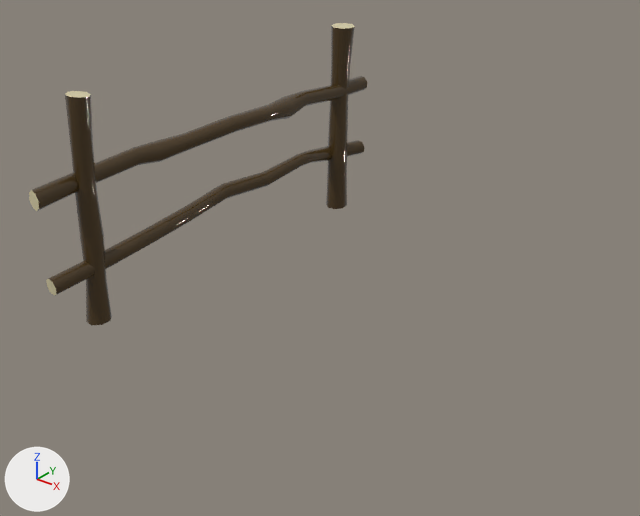
Renders of the FBX model Assets/Art/Enviroment/_neopravené/Fencees_01/FencesLODs/fence6.fbx from each side of a commit.
Camera for both pictures: a camera (50 mm lens) standing at (1.93, -4.27, 2.88) and looking at (-1.23, -0.32, 0.43). Every picture has the same lights, and +X, +Y and +Z are marked at lower left. Both versions are drawn at frame 1 of the action 'Take 001'; the numbers are the values there. Objects named as collision shapes, trigger or cutter boxes, shadow casters or lower levels of detail are left out.

Objects in the first picture: 'fence6_LOD0'.
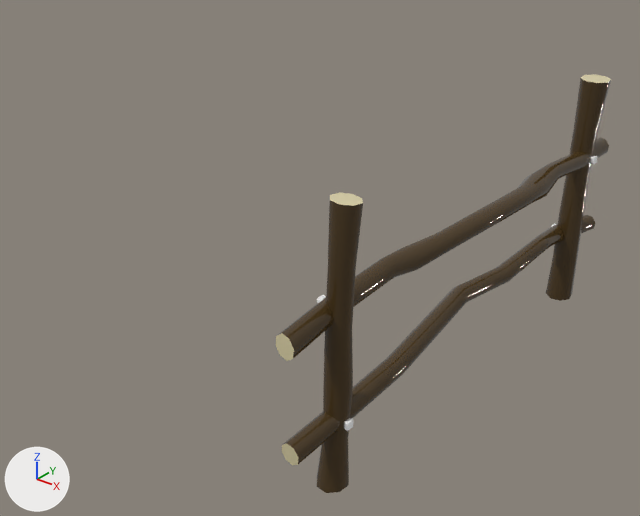
Pixel boxes (x1, y1, x2, y2) of what changed, in the pictures (640 x 516 px):
'fence6_LOD0', moved: before (29, 23, 367, 325); after (276, 74, 611, 493)
'nails006', added: after (317, 156, 597, 431)

What changed in the scene script:
```text
Add mat_nails:
    mat_nails = principled_material('Nails')
    mat_nails.base_color = (1.0, 1.0, 1.0)  # white #ffffff
    mat_nails.roughness = 0.859
Add me_mesh_003:
    me_mesh_003.from_pydata(...)  # 64 vertices, 104 faces; spans x -2.0..22.0, y -254.0..2.0, z -9.0..58.0
    me_mesh_003.materials.append(mat_nails)  # white #ffffff
Change ob_fence6_lod0:
    ob_fence6_lod0.location: (-2.343, 0.006, -0.002) -> (-0.158, -0.311, -0.002)
Add ob_nails006:
    ob_nails006 = bpy.data.objects.new('nails006', me_mesh_003)
    ob_nails006.location = (-0.255, 0.985, 0.429)
    ob_nails006.scale = (0.01, 0.01, 0.01)
```
